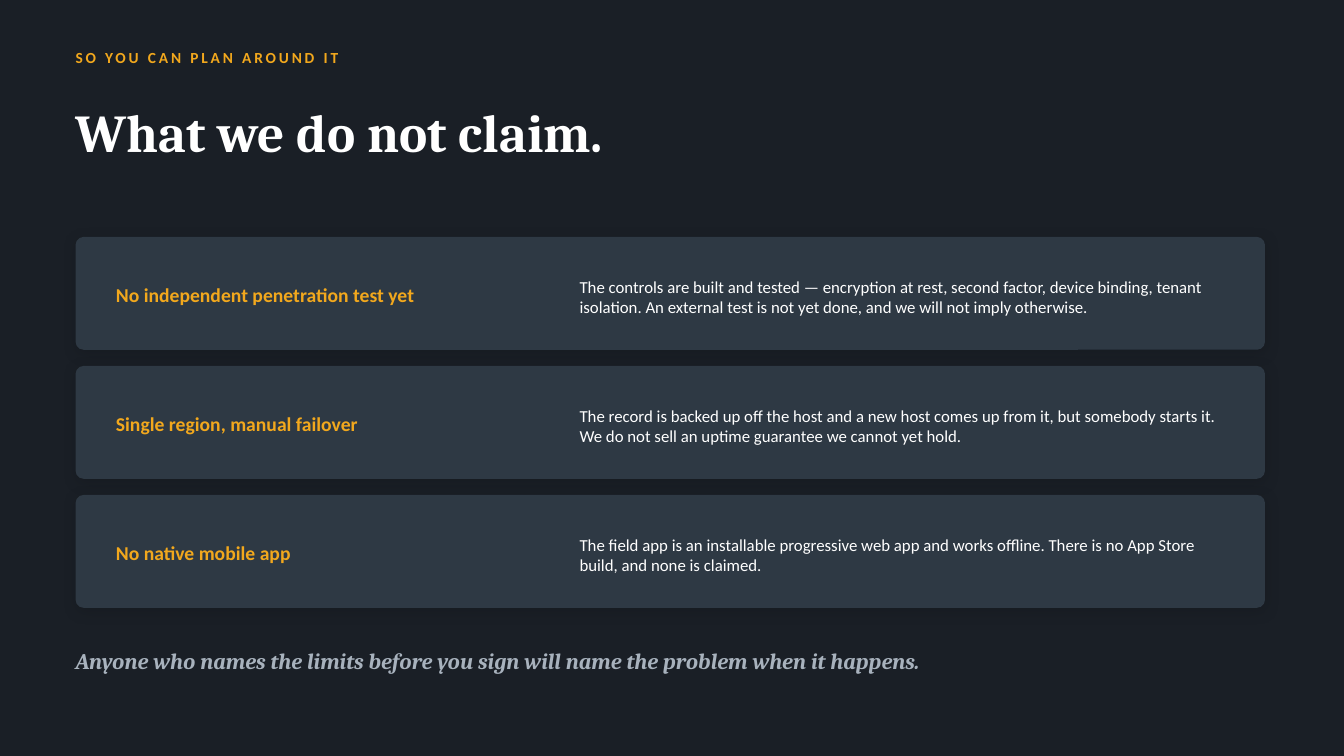
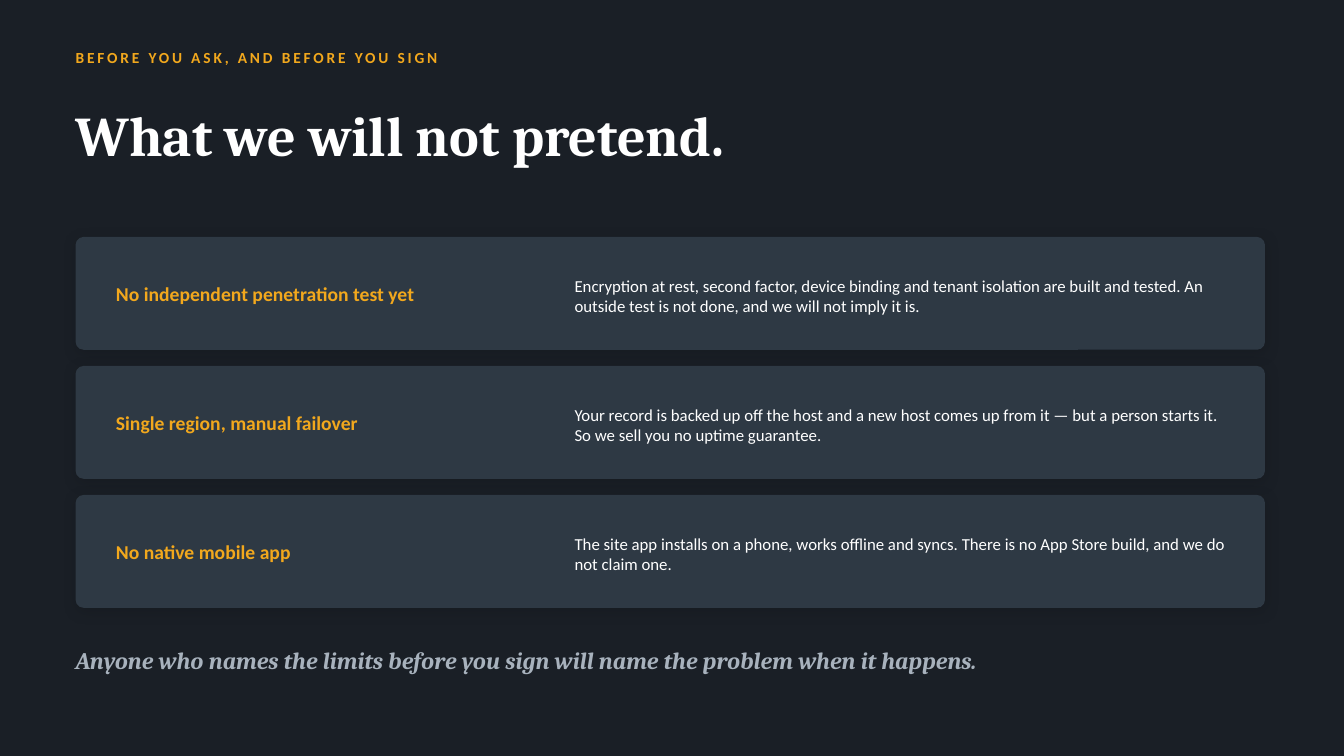
Before and after one commit to jnnseya-cpu/construx, a slide deck: slide 10 of docs/go-to-market/CONSTRUX-Overview.pptx (slide 9 before the commit). Drawn at 1344x756 pixels with LibreOffice and Linux fonts; fonts in the diff are those of the drawing. Boxes give left, top, right and bottom in pixels: in the first picture for what was removed or moved away, otherwise in the second. Text is boxed around its words. In the diff, an @@ line names an element or a change of style, - is before the commit and + after.

```diff
--- a/docs/go-to-market/CONSTRUX-Overview.pptx
+++ b/docs/go-to-market/CONSTRUX-Overview.pptx
@@ text at (76,53,438,65): text changed @@
-SO YOU CAN PLAN AROUND IT
+BEFORE YOU ASK, AND BEFORE YOU SIGN
@@ text at (76,117,724,168): text changed; size 38 to 40 pt @@
-What we do not claim.
+What we will not pretend.
@@ text at (575,280,1203,315): text changed @@
-The controls are built and tested — encryption at rest, second factor, device binding, tenant isolation. An external test is not yet done, and we will not imply otherwise.
+Encryption at rest, second factor, device binding and tenant isolation are built and tested. An outside test is not done, and we will not imply it is.
@@ text at (575,409,1218,444): text changed @@
-The record is backed up off the host and a new host comes up from it, but somebody starts it. We do not sell an uptime guarantee we cannot yet hold.
+Your record is backed up off the host and a new host comes up from it — but a person starts it. So we sell you no uptime guarantee.
@@ text at (575,538,1225,570): text changed @@
-The field app is an installable progressive web app and works offline. There is no App Store build, and none is claimed.
+The site app installs on a phone, works offline and syncs. There is no App Store build, and we do not claim one.
@@ text "Anyone who names the limits ..." at (76,652,976,674): size 16 to 17 pt @@
```
Also in this commit, not shown: 6 other slides changed, 4 slides added, 3 slides removed, 1 other file.
